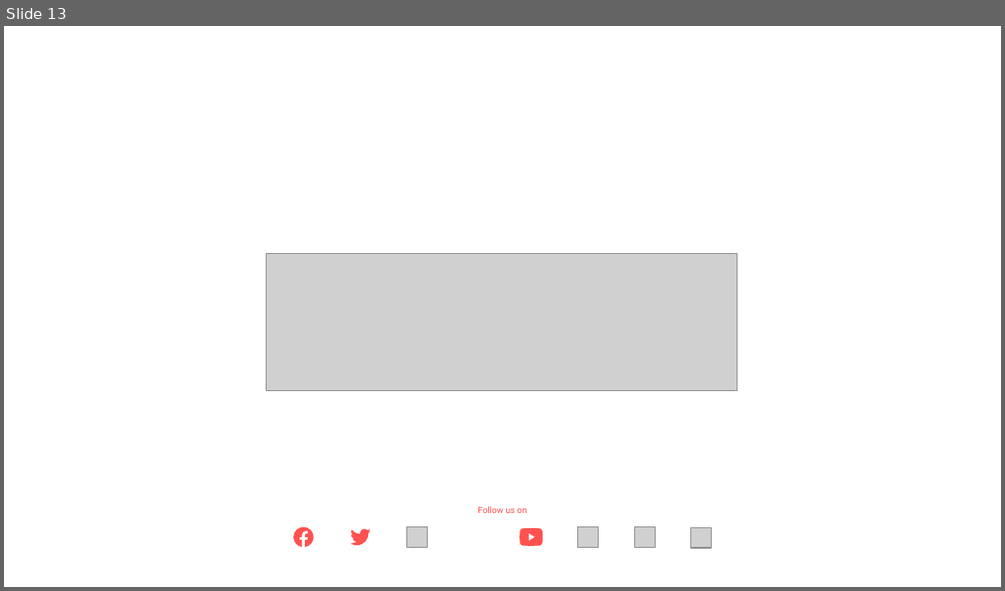
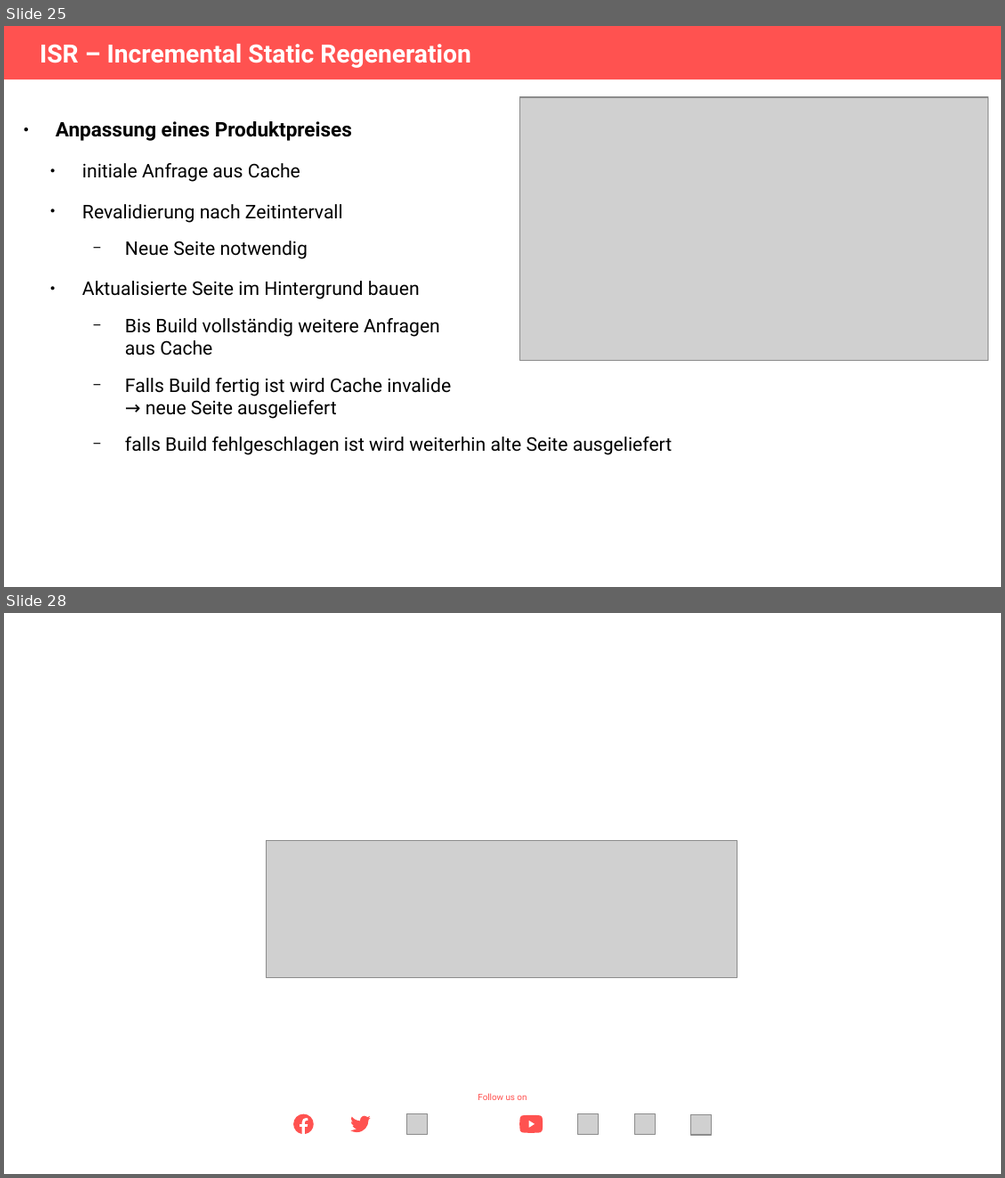
Before and after one commit to Theiaz/renderingpatterns, a slide deck: vortrag.odp. Shown one above the other, each under a label of ours: slide 13 before the commit, slides 25 and 28 after it; the slides between them are not shown. The pictures are 1005x591 and 1005x1178 pixels, drawn with LibreOffice and Linux fonts; fonts in the diff are those of the drawing; grey boxes stand for pictures; background and template pictures are left out. Boxes give left, top, right and bottom in pixels: in the first picture for what was removed or moved away, otherwise in the second. Text is boxed around its words. In the diff, an @@ line names an element or a change of style, - is before the commit and + after.

```diff
--- a/vortrag.odp
+++ b/vortrag.odp
@@ slide 25 added at box(4, 26, 1001, 587), background #FFFFFF @@
@@ rectangle added at box(4, 26, 1001, 79), fill #FF5250 @@
@@ title added at box(40, 44, 471, 68), 20 pt, text #FFFFFF, bold @@
+ISR – Incremental Static Regeneration
@@ picture added at box(520, 97, 989, 361) @@
@@ text added at box(56, 121, 352, 141), 16 pt, text #000000, bold @@
+● Anpassung eines Produktpreises
@@ text added at box(82, 163, 672, 455), 15 pt, text #000000 @@
+● initiale Anfrage aus Cache
+● Revalidierung nach Zeitintervall
+  − Neue Seite notwendig
+● Aktualisierte Seite im Hintergrund bauen
+  − Bis Build vollständig weitere Anfragen
+    aus Cache
+  − Falls Build fertig ist wird Cache invalide
+    → neue Seite ausgeliefert
+  − falls Build fehlgeschlagen ist wird weiterhin alte Seite ausgeliefert
@@ what was slide 13 is now slide 28 @@
```
Also in this commit, not shown: 3 slides changed, 14 other slides added, 2 other files.
